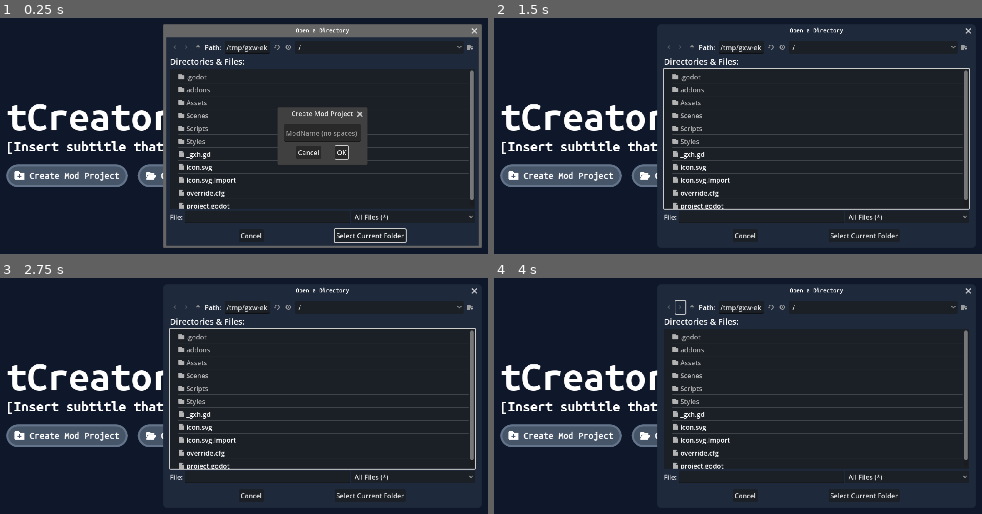
Above: before the commit, frames 1-4 (two rows, left to right).
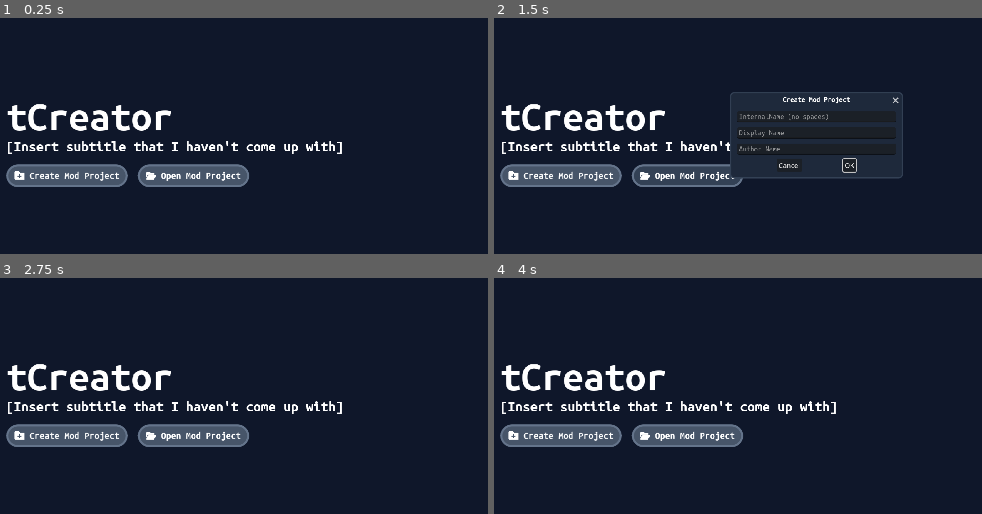
Above: after the commit, the same moments.

Repository: justreq/tCreator
Game: Godot game, scene res://Scenes/TitleScreen.tscn
Two runs of this game, one before a commit and one after it. Both use one fixed random seed, a clock stepped at 60 frames per second and the inputs below.
Inputs (mouse positions are in pixels of both pictures, inside the frame that each line leads up to):
- Up to frame 1 (0.25 s): no input
- Up to frame 2 (1.5 s): click "Create Mod Project" at 0.5 s; click "Open Mod Project" at 1.25 s
- Up to frame 3 (2.75 s): click "OK" at 2 s
- Up to frame 4 (4 s): click (679, 306) at 2.77 s; click (679, 306) at 3.52 s

The runs differ from the first frame. In frame 1, 16% of the frame differs, in the area x 33-99%, y 2-98%; in frame 2, 7.1%; in frame 3, 6.5%; in frame 4, 5.5%.

Commit message:
Create mod project dialog frontend

Diff:
--- a/Scenes/TitleScreen.tscn
+++ b/Scenes/TitleScreen.tscn
@@ -1,12 +1,12 @@
-[gd_scene load_steps=18 format=3 uid="uid://dfvxymato8ink"]
+[gd_scene load_steps=17 format=3 uid="uid://dfvxymato8ink"]
 
 [ext_resource type="Script" path="res://Scripts/TitleScreen.gd" id="1_5bsuv"]
 [ext_resource type="FontFile" uid="uid://b2aynf5g7yq7b" path="res://Assets/UbuntuBold.ttf" id="1_pvcrj"]
-[ext_resource type="StyleBox" uid="uid://bx2q7bg30e032" path="res://Styles/TitleScreenButtonNormal.tres" id="2_1ujbs"]
 [ext_resource type="Texture2D" uid="uid://bavq4h5gdmb7x" path="res://Assets/FolderPlus.svg" id="2_cs4sa"]
-[ext_resource type="StyleBox" uid="uid://0qjmg3uooawt" path="res://Styles/TitleScreenButtonHover.tres" id="3_0giwj"]
-[ext_resource type="StyleBox" uid="uid://brnetim7pv0sa" path="res://Styles/TitleScreenButtonPressed.tres" id="4_mucig"]
+[ext_resource type="PackedScene" uid="uid://dejhd234j8plk" path="res://Scenes/TitleScreenButton.tscn" id="3_5be7s"]
 [ext_resource type="Texture2D" uid="uid://cv77r0m64f4on" path="res://Assets/FolderOpen.svg" id="6_0ptyy"]
+[ext_resource type="StyleBox" uid="uid://wufirajy5lgs" path="res://Styles/Window.tres" id="8_jxi00"]
+[ext_resource type="FontFile" uid="uid://bcuw0llhyf36m" path="res://Assets/Ubuntu.ttf" id="8_l8cvo"]
 
 [sub_resource type="StyleBoxFlat" id="StyleBoxFlat_8l3wu"]
 bg_color = Color(0.0588235, 0.0901961, 0.164706, 1)
@@ -19,15 +19,18 @@
 font = ExtResource("1_pvcrj")
 font_size = 36
 
-[sub_resource type="StyleBoxFlat" id="StyleBoxFlat_voob7"]
-content_margin_left = 8.0
-content_margin_top = 8.0
-content_margin_right = 8.0
-content_margin_bottom = 8.0
+[sub_resource type="StyleBoxFlat" id="StyleBoxFlat_mcdxj"]
+content_margin_left = 10.0
+content_margin_top = 10.0
+content_margin_right = 10.0
+content_margin_bottom = 10.0
 bg_color = Color(0.117647, 0.160784, 0.231373, 1)
-corner_detail = 20
+expand_margin_left = 8.0
+expand_margin_top = 8.0
+expand_margin_right = 8.0
+expand_margin_bottom = 8.0
 
-[sub_resource type="Image" id="Image_xofhy"]
+[sub_resource type="Image" id="Image_c4chc"]
 data = {
 "data": PackedByteArray(255, 255, 255, 0, 255, 255, 255, 0, 255, 255, 255, 0, 255, 255, 255, 0, 255, 255, 255, 0, 255,  …(4689 unchanged characters)…
 "format": "RGBA8",
@@ -48,28 +51,12 @@
 "width": 16
 }
 
-[sub_resource type="ImageTexture" id="ImageTexture_ofab1"]
-image = SubResource("Image_p3p48")
+[sub_resource type="ImageTexture" id="ImageTexture_ly88w"]
+image = SubResource("Image_4jwke")
 
-[sub_resource type="StyleBoxFlat" id="StyleBoxFlat_k0chr"]
-content_margin_left = 10.0
-content_margin_top = 28.0
-content_margin_right = 10.0
-content_margin_bottom = 8.0
-bg_color = Color(0.117647, 0.160784, 0.231373, 1)
-corner_radius_top_left = 10
-corner_radius_top_right = 10
-corner_radius_bottom_right = 10
-corner_radius_bottom_left = 10
-corner_detail = 20
-expand_margin_left = 8.0
-expand_margin_top = 32.0
-expand_margin_right = 8.0
-expand_margin_bottom = 6.0
-
-[sub_resource type="Theme" id="Theme_q5j4h"]
+[sub_resource type="Theme" id="Theme_5dab3"]
 AcceptDialog/constants/buttons_separation = 10
-AcceptDialog/styles/panel = SubResource("StyleBoxFlat_voob7")
+AcceptDialog/styles/panel = SubResource("StyleBoxFlat_mcdxj")
 Window/colors/title_color = Color(1, 1, 1, 1)
 Window/colors/title_outline_modulate = Color(1, 1, 1, 1)
 Window/constants/close_h_offset = 18
@@ -77,11 +64,11 @@
 Window/constants/resize_margin = 4
 Window/constants/title_height = 36
 Window/constants/title_outline_size = 0
-Window/font_sizes/title_font_size = 16
+Window/font_sizes/title_font_size = 18
 Window/fonts/title_font = ExtResource("1_pvcrj")
-Window/icons/close = SubResource("ImageTexture_fgh1u")
-Window/icons/close_pressed = SubResource("ImageTexture_ofab1")
-Window/styles/embedded_border = SubResource("StyleBoxFlat_k0chr")
+Window/icons/close = SubResource("ImageTexture_4wor5")
+Window/icons/close_pressed = SubResource("ImageTexture_ly88w")
+Window/styles/embedded_border = ExtResource("8_jxi00")
 
 [node name="TitleScreen" type="Control"]
 layout_mode = 3
@@ -130,67 +117,58 @@
 layout_mode = 2
 theme_override_constants/separation = 24
 
-[node name="CreateModProjectButton" type="Button" parent="PanelContainer/MarginContainer/CenterContainer/VBoxContainer/MarginContainer/HBoxContainer"]
+[node name="CreateModProjectButton" parent="PanelContainer/MarginContainer/CenterContainer/VBoxContainer/MarginContainer/HBoxContainer" instance=ExtResource("3_5be7s")]
 layout_mode = 2
-focus_mode = 0
-theme_override_colors/font_color = Color(1, 1, 1, 1)
-theme_override_colors/font_pressed_color = Color(1, 1, 1, 1)
-theme_override_colors/font_hover_color = Color(1, 1, 1, 1)
-theme_override_colors/font_hover_pressed_color = Color(1, 1, 1, 1)
-theme_override_constants/h_separation = 12
-theme_override_constants/icon_max_width = 24
-theme_override_fonts/font = ExtResource("1_pvcrj")
-theme_override_font_sizes/font_size = 24
-theme_override_styles/normal = ExtResource("2_1ujbs")
-theme_override_styles/hover = ExtResource("3_0giwj")
-theme_override_styles/pressed = ExtResource("4_mucig")
 text = "Create Mod Project"
 icon = ExtResource("2_cs4sa")
 
-[node name="OpenModProjectButton" type="Button" parent="PanelContainer/MarginContainer/CenterContainer/VBoxContainer/MarginContainer/HBoxContainer"]
+[node name="OpenModProjectButton" parent="PanelContainer/MarginContainer/CenterContainer/VBoxContainer/MarginContainer/HBoxContainer" instance=ExtResource("3_5be7s")]
 layout_mode = 2
-focus_mode = 0
-theme_override_colors/font_color = Color(1, 1, 1, 1)
-theme_override_colors/font_pressed_color = Color(1, 1, 1, 1)
-theme_override_colors/font_hover_color = Color(1, 1, 1, 1)
-theme_override_colors/font_hover_pressed_color = Color(1, 1, 1, 1)
-theme_override_constants/h_separation = 12
-theme_override_constants/icon_max_width = 24
-theme_override_fonts/font = ExtResource("1_pvcrj")
-theme_override_font_sizes/font_size = 24
-theme_override_styles/normal = ExtResource("2_1ujbs")
-theme_override_styles/hover = ExtResource("3_0giwj")
-theme_override_styles/pressed = ExtResource("4_mucig")
 text = "Open Mod Project"
 icon = ExtResource("6_0ptyy")
 
-[node name="FolderSelect" type="FileDialog" parent="."]
-title = "Open a Directory"
-initial_position = 2
-size = Vector2i(750, 500)
-visible = true
-min_size = Vector2i(750, 500)
-theme = SubResource("Theme_q5j4h")
-theme_override_colors/folder_icon_color = Color(1, 1, 1, 1)
-theme_override_colors/file_icon_color = Color(1, 1, 1, 1)
-theme_override_colors/file_disabled_color = Color(1, 1, 1, 1)
-ok_button_text = "Select This Folder"
-file_mode = 2
-access = 2
-show_hidden_files = true
-
-[node name="ConfirmationDialog" type="ConfirmationDialog" parent="."]
+[node name="CreateModProjectDialog" type="ConfirmationDialog" parent="."]
 title = "Create Mod Project"
 initial_position = 1
-visible = true
+size = Vector2i(400, 166)
+popup_window = true
+min_size = Vector2i(400, 70)
+theme = SubResource("Theme_5dab3")
 
-[node name="LineEdit" type="LineEdit" parent="ConfirmationDialog"]
-offset_left = 8.0
-offset_top = 8.0
-offset_right = 192.0
-offset_bottom = 51.0
-placeholder_text = "ModName (no spaces)"
+[node name="VBoxContainer" type="VBoxContainer" parent="CreateModProjectDialog"]
+offset_left = 10.0
+offset_top = 10.0
+offset_right = 390.0
+offset_bottom = 115.0
+theme_override_constants/separation = 12
+
+[node name="InternalNameLineEdit" type="LineEdit" parent="CreateModProjectDialog/VBoxContainer"]
+layout_mode = 2
+theme_override_fonts/font = ExtResource("8_l8cvo")
+theme_override_font_sizes/font_size = 18
+placeholder_text = "InternalName (no spaces)"
+context_menu_enabled = false
+caret_blink = true
+
+[node name="DisplayNameLineEdit" type="LineEdit" parent="CreateModProjectDialog/VBoxContainer"]
+layout_mode = 2
+theme_override_fonts/font = ExtResource("8_l8cvo")
+theme_override_font_sizes/font_size = 18
+placeholder_text = "Display Name"
+context_menu_enabled = false
+caret_blink = true
+
+[node name="AuthorNameLineEdit" type="LineEdit" parent="CreateModProjectDialog/VBoxContainer"]
+layout_mode = 2
+theme_override_fonts/font = ExtResource("8_l8cvo")
+theme_override_font_sizes/font_size = 18
+placeholder_text = "Author Name"
 context_menu_enabled = false
 caret_blink = true
 
 [connection signal="pressed" from="PanelContainer/MarginContainer/CenterContainer/VBoxContainer/MarginContainer/HBoxContainer/CreateModProjectButton" to="." method="onCreateModProjectButtonPressed"]
+[connection signal="canceled" from="CreateModProjectDialog" to="." method="onCreateModProjectDialogCanceled"]
+[connection signal="confirmed" from="CreateModProjectDialog" to="." method="onCreateModProjectDialogConfirmed"]
+[connection signal="text_changed" from="CreateModProjectDialog/VBoxContainer/InternalNameLineEdit" to="." method="onInternalNameLineEditTextChanged"]
+[connection signal="text_changed" from="CreateModProjectDialog/VBoxContainer/DisplayNameLineEdit" to="." method="onDisplayNameLineEditTextChanged"]
+[connection signal="text_changed" from="CreateModProjectDialog/VBoxContainer/AuthorNameLineEdit" to="." method="onAuthorNameLineEditTextChanged"]
--- /dev/null
+++ b/Scenes/TitleScreenButton.tscn
@@ -0,0 +1,74 @@
+[gd_scene load_steps=5 format=3 uid="uid://dejhd234j8plk"]
+
+[ext_resource type="FontFile" uid="uid://b2aynf5g7yq7b" path="res://Assets/UbuntuBold.ttf" id="1_4op0p"]
+
+[sub_resource type="StyleBoxFlat" id="StyleBoxFlat_x2jwv"]
+content_margin_left = 20.0
+content_margin_top = 15.0
+content_margin_right = 20.0
+content_margin_bottom = 15.0
+bg_color = Color(0.278431, 0.333333, 0.411765, 1)
+border_width_left = 5
+border_width_top = 5
+border_width_right = 5
+border_width_bottom = 5
+border_color = Color(0.392157, 0.454902, 0.545098, 1)
+corner_radius_top_left = 99
+corner_radius_top_right = 99
+corner_radius_bottom_right = 99
+corner_radius_bottom_left = 99
+corner_detail = 20
+
+[sub_resource type="StyleBoxFlat" id="StyleBoxFlat_fbor8"]
+content_margin_left = 20.0
+content_margin_top = 15.0
+content_margin_right = 20.0
+content_margin_bottom = 15.0
+bg_color = Color(0.2, 0.254902, 0.333333, 1)
+border_width_left = 5
+border_width_top = 5
+border_width_right = 5
+border_width_bottom = 5
+border_color = Color(0.392157, 0.454902, 0.545098, 1)
+corner_radius_top_left = 99
+corner_radius_top_right = 99
+corner_radius_bottom_right = 99
+corner_radius_bottom_left = 99
+corner_detail = 20
+
+[sub_resource type="StyleBoxFlat" id="StyleBoxFlat_1a6f6"]
+content_margin_left = 20.0
+content_margin_top = 15.0
+content_margin_right = 20.0
+content_margin_bottom = 15.0
+bg_color = Color(0.117647, 0.160784, 0.231373, 1)
+border_width_left = 5
+border_width_top = 5
+border_width_right = 5
+border_width_bottom = 5
+border_color = Color(0.2, 0.254902, 0.333333, 1)
+corner_radius_top_left = 99
+corner_radius_top_right = 99
+corner_radius_bottom_right = 99
+corner_radius_bottom_left = 99
+corner_detail = 20
+
+[node name="TitleScreenButton" type="Button"]
+anchors_preset = -1
+anchor_right = 0.0208333
+anchor_bottom = 0.0277778
+offset_right = -40.0
+offset_bottom = -30.0
+focus_mode = 0
+theme_override_colors/font_color = Color(1, 1, 1, 1)
+theme_override_colors/font_pressed_color = Color(1, 1, 1, 1)
+theme_override_colors/font_hover_color = Color(1, 1, 1, 1)
+theme_override_colors/font_hover_pressed_color = Color(1, 1, 1, 1)
+theme_override_constants/h_separation = 12
+theme_override_constants/icon_max_width = 24
+theme_override_fonts/font = ExtResource("1_4op0p")
+theme_override_font_sizes/font_size = 24
+theme_override_styles/normal = SubResource("StyleBoxFlat_x2jwv")
+theme_override_styles/hover = SubResource("StyleBoxFlat_fbor8")
+theme_override_styles/pressed = SubResource("StyleBoxFlat_1a6f6")
+metadata/_edit_use_anchors_ = true
--- a/Scripts/TitleScreen.gd
+++ b/Scripts/TitleScreen.gd
@@ -1,6 +1,36 @@
 extends Control
 
-@onready var FolderSelect = $FolderSelect
+var InternalName: String = ""
+var DisplayName: String = ""
+var AuthorName: String = ""
+
+@onready var CreateModProjectDialog: ConfirmationDialog = $CreateModProjectDialog
+@onready var InternalNameLineEdit: LineEdit = $CreateModProjectDialog/VBoxContainer/InternalNameLineEdit
+@onready var DisplayNameLineEdit: LineEdit = $CreateModProjectDialog/VBoxContainer/DisplayNameLineEdit
+@onready var AuthorNameLineEdit: LineEdit = $CreateModProjectDialog/VBoxContainer/AuthorNameLineEdit
+
+func resetCreateModProjectDialog():
+	InternalNameLineEdit.text = ""
+	InternalName = ""
+	DisplayNameLineEdit.text = ""
+	DisplayName = ""
+	AuthorNameLineEdit.text = ""
+	AuthorName = ""
 
 func onCreateModProjectButtonPressed():
-	pass
+	CreateModProjectDialog.visible = true
+
+func onInternalNameLineEditTextChanged(new_text):
+	InternalName = new_text
+
+func onDisplayNameLineEditTextChanged(new_text):
+	DisplayName = new_text
+
+func onAuthorNameLineEditTextChanged(new_text):
+	AuthorName = new_text
+
+func onCreateModProjectDialogConfirmed():
+	resetCreateModProjectDialog()
+
+func onCreateModProjectDialogCanceled():
+	resetCreateModProjectDialog()
--- a/Styles/TitleScreenButtonHover.tres
+++ /dev/null
@@ -1,18 +0,0 @@
-[gd_resource type="StyleBoxFlat" format=3 uid="uid://0qjmg3uooawt"]
-
-[resource]
-content_margin_left = 20.0
-content_margin_top = 15.0
-content_margin_right = 20.0
-content_margin_bottom = 15.0
-bg_color = Color(0.2, 0.254902, 0.333333, 1)
-border_width_left = 5
-border_width_top = 5
-border_width_right = 5
-border_width_bottom = 5
-border_color = Color(0.392157, 0.454902, 0.545098, 1)
-corner_radius_top_left = 99
-corner_radius_top_right = 99
-corner_radius_bottom_right = 99
-corner_radius_bottom_left = 99
-corner_detail = 20
--- a/Styles/TitleScreenButtonNormal.tres
+++ /dev/null
@@ -1,18 +0,0 @@
-[gd_resource type="StyleBoxFlat" format=3 uid="uid://bx2q7bg30e032"]
-
-[resource]
-content_margin_left = 20.0
-content_margin_top = 15.0
-content_margin_right = 20.0
-content_margin_bottom = 15.0
-bg_color = Color(0.278431, 0.333333, 0.411765, 1)
-border_width_left = 5
-border_width_top = 5
-border_width_right = 5
-border_width_bottom = 5
-border_color = Color(0.392157, 0.454902, 0.545098, 1)
-corner_radius_top_left = 99
-corner_radius_top_right = 99
-corner_radius_bottom_right = 99
-corner_radius_bottom_left = 99
-corner_detail = 20
--- a/Styles/TitleScreenButtonPressed.tres
+++ /dev/null
@@ -1,18 +0,0 @@
-[gd_resource type="StyleBoxFlat" format=3 uid="uid://brnetim7pv0sa"]
-
-[resource]
-content_margin_left = 20.0
-content_margin_top = 15.0
-content_margin_right = 20.0
-content_margin_bottom = 15.0
-bg_color = Color(0.117647, 0.160784, 0.231373, 1)
-border_width_left = 5
-border_width_top = 5
-border_width_right = 5
-border_width_bottom = 5
-border_color = Color(0.2, 0.254902, 0.333333, 1)
-corner_radius_top_left = 99
-corner_radius_top_right = 99
-corner_radius_bottom_right = 99
-corner_radius_bottom_left = 99
-corner_detail = 20
--- /dev/null
+++ b/Styles/Window.tres
@@ -0,0 +1,22 @@
+[gd_resource type="StyleBoxFlat" format=3 uid="uid://wufirajy5lgs"]
+
+[resource]
+content_margin_left = 10.0
+content_margin_top = 28.0
+content_margin_right = 10.0
+content_margin_bottom = 8.0
+bg_color = Color(0.117647, 0.160784, 0.231373, 1)
+border_width_left = 3
+border_width_top = 3
+border_width_right = 3
+border_width_bottom = 3
+border_color = Color(0.2, 0.254902, 0.333333, 1)
+corner_radius_top_left = 10
+corner_radius_top_right = 10
+corner_radius_bottom_right = 10
+corner_radius_bottom_left = 10
+corner_detail = 20
+expand_margin_left = 8.0
+expand_margin_top = 36.0
+expand_margin_right = 8.0
+expand_margin_bottom = 6.0
Not shown: 1 places in Scenes/TitleScreen.tscn that only renumber resources
